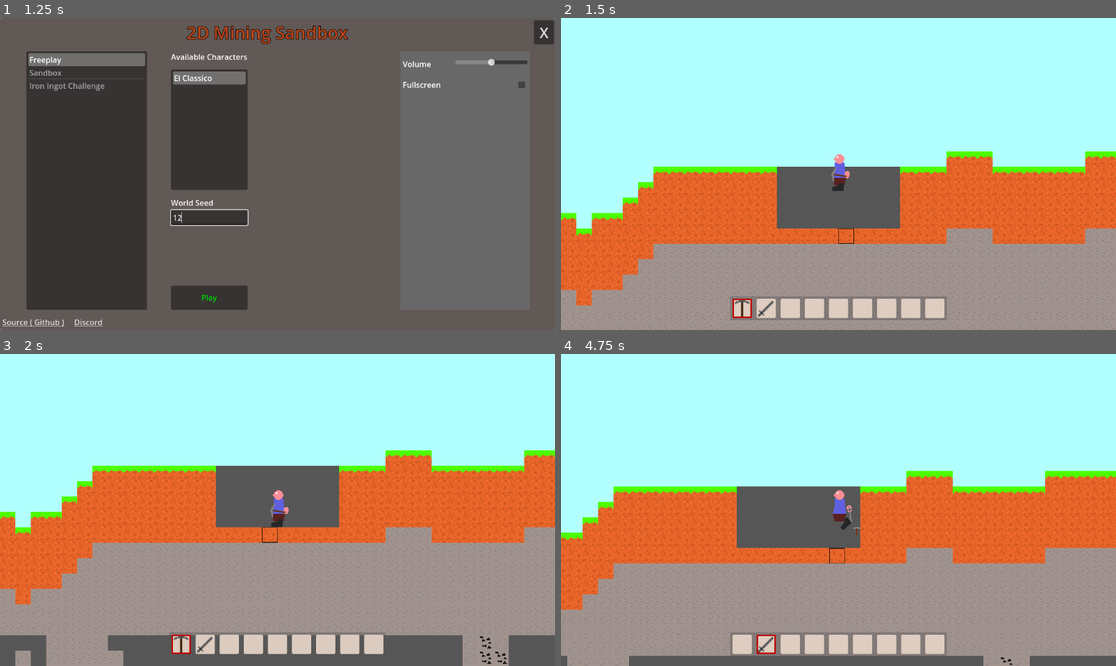
Above: before the commit, frames 1-4 (two rows, left to right).
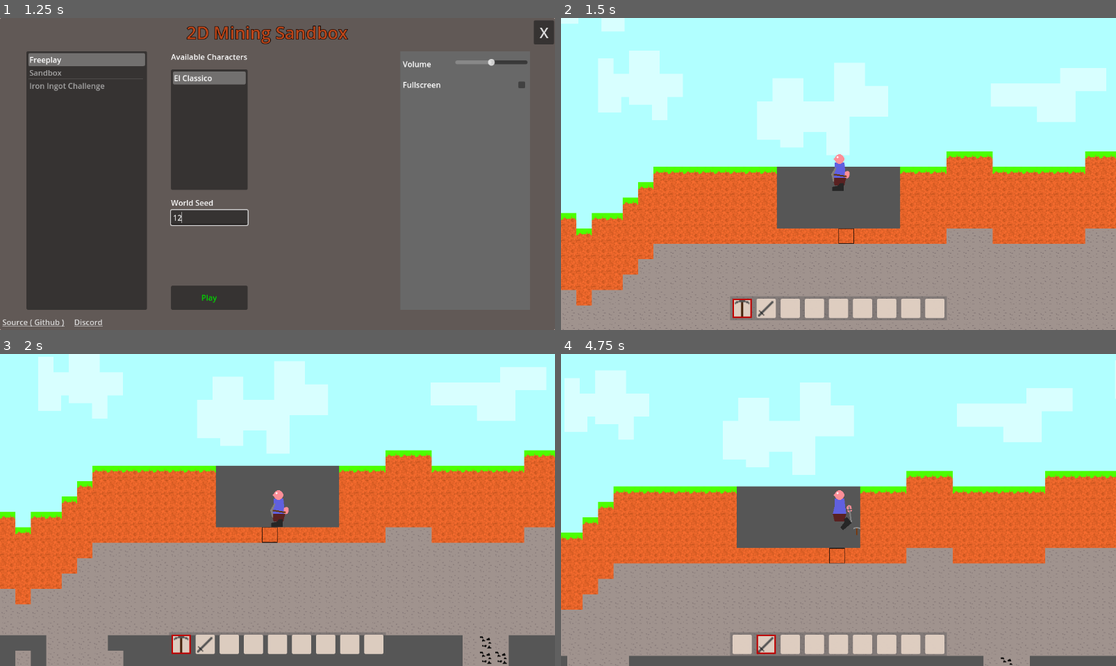
Above: after the commit, the same moments.

Repository: Griiimon/2D-Mining-Sandbox
Game: Godot game, scene res://game/startup.tscn
Same seed, same stepped clock (60 frames per second), same inputs: the game is played once before the commit and once after it. The engine's default icon, where the game draws it, is replaced by a stand-in: a white triangle on a blue panel in a dark square.
Inputs (mouse positions are in pixels of both pictures, inside the frame that each line leads up to):
- Up to frame 1 (1.25 s): click (210, 217) at 0.52 s; type "12" at 0.6 s
- Up to frame 2 (1.5 s): click "Play" at 1.25 s
- Up to frame 3 (2 s): no input
- Up to frame 4 (4.75 s): tap Enter at 2 s; move the mouse to (744, 644) at 2.02 s; hold D (right) 2.03-3.53 s; click (744, 644) at 2.1 s; tap Up (jump) at 2.27, 3.02, 4.52 s; move the mouse to (766, 644) at 2.77 s; tap F (change_block_state) at 2.85 s; click (766, 644) at 2.92 s; move the mouse to (788, 644) at 3.52 s; hold A (left) 3.53-4.28 s; tap X (drop_item) at 3.6 s; click (788, 644) at 3.67 s; move the mouse to (816, 644) at 4.27 s; hold D (right) from 4.28 s (still down); tap E (next_hotbar_item) at 4.35 s; click (816, 644) at 4.42 s

Frame 1 is identical in both runs. In frame 2, 8.3% of the frame differs, in the area x 0-99%, y 0-44%; in frame 3, 8.0%; in frame 4, 8.2%.

Commit message:
Update world.tscn

Diff:
--- a/game/world/world.tscn
+++ b/game/world/world.tscn
@@ -8,6 +8,8 @@
 [ext_resource type="Resource" uid="uid://di6fjtt37v77v" path="res://game/effects/particles/explosion_particles.tres" id="5_snubo"]
 [ext_resource type="PackedScene" uid="uid://vgl3mtr5d37f" path="res://game/components/debug component/debug_component.tscn" id="7_4bafo"]
 [ext_resource type="Script" path="res://game/world/components/mob spawner/mob_spawner.gd" id="7_otmna"]
+[ext_resource type="Script" path="res://game/world/environment.gd" id="9_xooip"]
+[ext_resource type="PackedScene" uid="uid://dyropcrf6ibvl" path="res://game/world/environment/cloud.tscn" id="10_ljkx7"]
 
 [node name="World" type="Node2D" node_paths=PackedStringArray("chunks")]
 script = ExtResource("1_pmjc8")
@@ -39,6 +41,13 @@
 max_detail_level = 4
 prefix = "World"
 
+[node name="Environment" type="Node" parent="."]
+script = ExtResource("9_xooip")
+cloud_scene = ExtResource("10_ljkx7")
+
+[node name="Clouds" type="Node2D" parent="Environment"]
+z_index = -40
+
 [node name="Backgound" type="CanvasLayer" parent="."]
 layer = -50
 
Not shown: 1 places in game/world/world.tscn that only renumber resources
